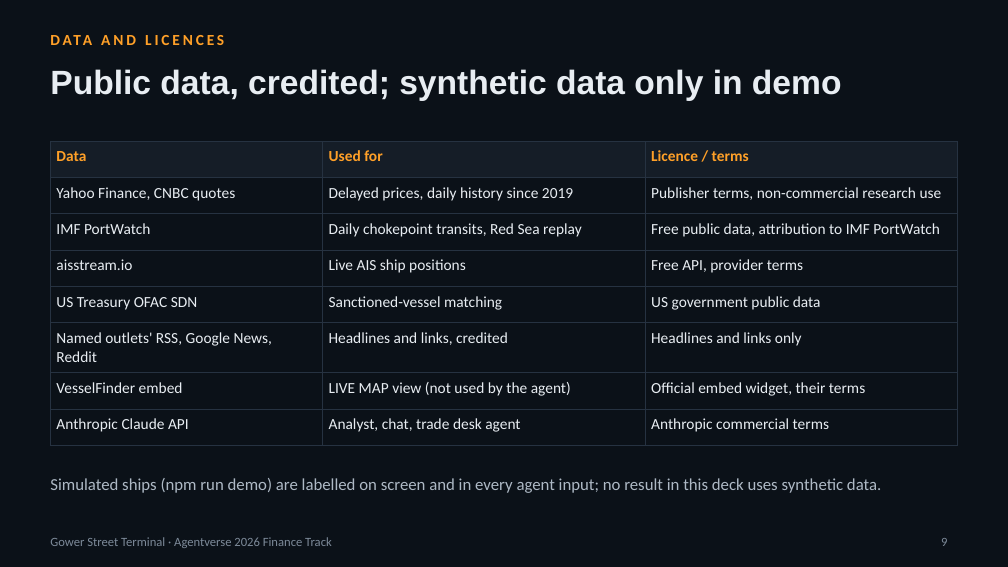
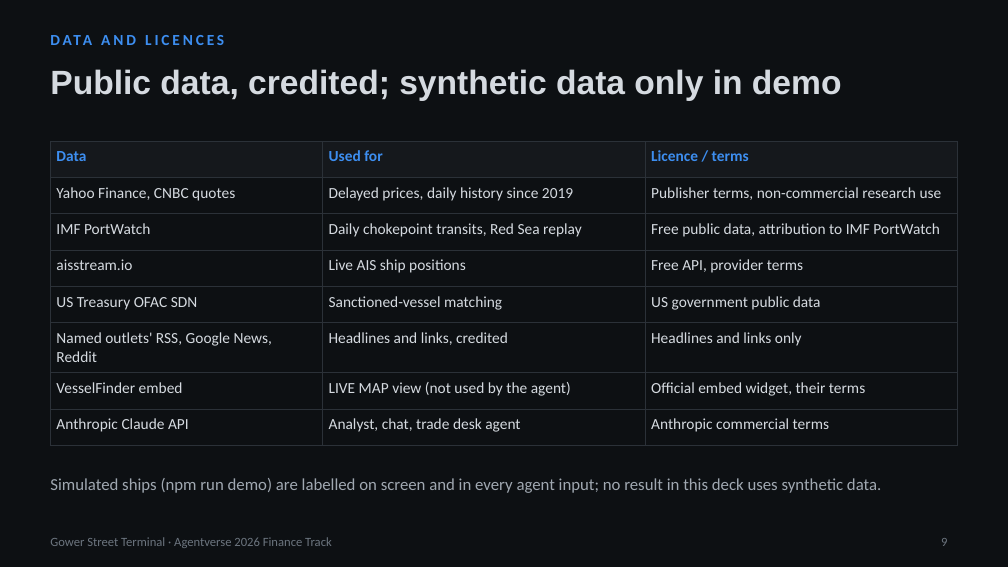
Before and after one commit to itsaminzare/gower-street-terminal, a slide deck: slide 9 of deck/Gower-Street-Terminal-pitch.pptx. Drawn at 1008x567 pixels with LibreOffice and Linux fonts; fonts in the diff are those of the drawing. Boxes give left, top, right and bottom in pixels: in the first picture for what was removed or moved away, otherwise in the second. Text is boxed around its words. In the diff, an @@ line names an element or a change of style, - is before the commit and + after.

```diff
--- a/deck/Gower-Street-Terminal-pitch.pptx
+++ b/deck/Gower-Street-Terminal-pitch.pptx
@@ background #0B1118 to #0D1013 @@
@@ text "DATA AND LICENCES" at box(50, 30, 958, 60): text colour #FFA028 to #3D8EF0 @@
@@ title "Public data, credited; synthetic data ..." at box(50, 69, 842, 101): text colour #E8EDF2 to #D5DAE0 @@
@@ table at box(50, 141, 958, 436) @@
@@ fill #151D27 to #15181C in row 1 @@
@@ fill #0B1118 to #0D1013 in 21 cells @@
@@ text colour #FFA028 to #3D8EF0 in "Data", "Used for", "Licence / terms" @@
@@ text colour #E8EDF2 to #D5DAE0 @@
@@ borders changed @@
@@ text "Simulated ships (npm run demo) ..." at box(50, 478, 881, 493): text colour #AEB9C5 to #A0A8B1 @@
@@ text "Gower Street Terminal · Agentverse ..." at box(50, 537, 332, 548): text colour #7D8A99 to #6C757F @@
@@ page number at box(941, 538, 947, 546): text colour #7D8A99 to #6C757F @@
```
Also in this commit, not shown: 9 other slides changed.
